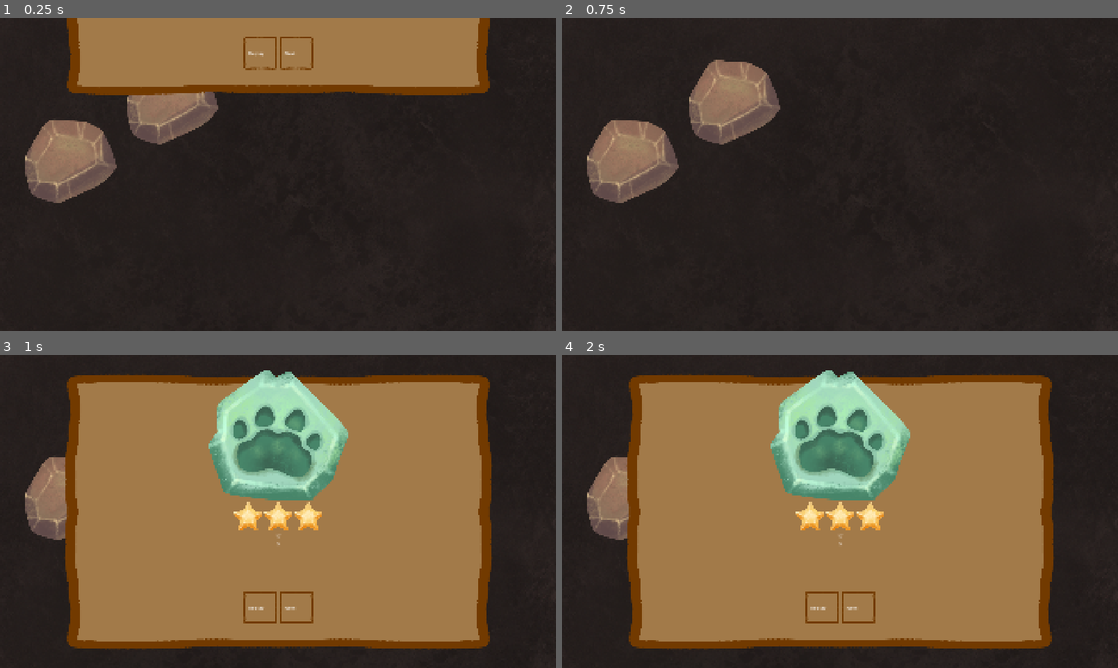
Above: before the commit, frames 1-4 (two rows, left to right).
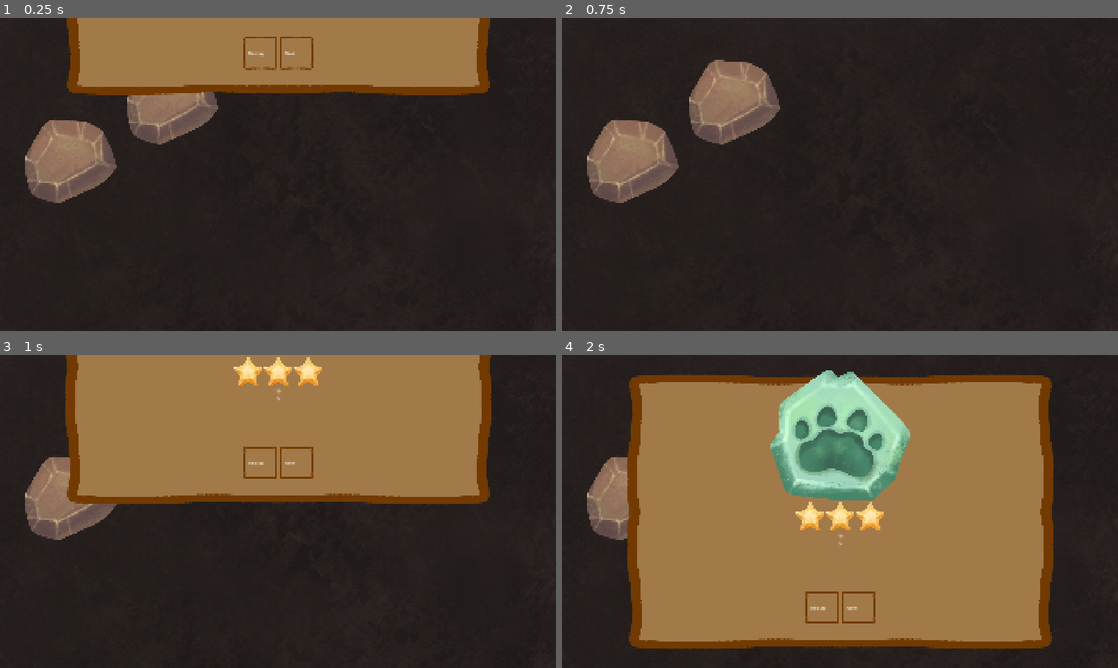
Above: after the commit, the same moments.

Repository: SirLich/fossil-fanatic
Game: Godot game, scene res://game.tscn
Same seed, same stepped clock (60 frames per second), same inputs: the game is played once before the commit and once after it.
Inputs:
- Up to frame 1 (0.25 s): no input
- Up to frame 2 (0.75 s): click "Replay" at 0.5 s
- Up to frame 3 (1 s): no input
- Up to frame 4 (2 s): click "Replay" at 1.25 s

Frames 1-2 are identical in both runs. In frame 3, 52% of the frame differs, in the area x 11-89%, y 0-95%; in frame 4, less than 0.1%.

Commit message:
Music

Diff:
--- a/game_over_screen.gd
+++ b/game_over_screen.gd
@@ -20,6 +20,7 @@
 func _on_replay_button_button_up() -> void:
 	var tree := get_tree()
 	var scene_path := tree.current_scene.scene_file_path
+	await get_tree().create_timer(0.1).timeout
 	tree.call_deferred("unload_current_scene")
 	tree.call_deferred("change_scene_to_file", scene_path)
 
--- a/src/bus.tscn
+++ b/src/bus.tscn
@@ -1,9 +1,14 @@
-[gd_scene load_steps=4 format=3 uid="uid://jw2jfhmwcx"]
+[gd_scene load_steps=5 format=3 uid="uid://jw2jfhmwcx"]
 
 [ext_resource type="Script" uid="uid://emtgsupplk38" path="res://src/bus.gd" id="1_jel5a"]
 [ext_resource type="PackedScene" uid="uid://dimxo0ae7osx2" path="res://levels/level_2.tscn" id="2_j6yom"]
 [ext_resource type="PackedScene" uid="uid://fkotx5jd8c5s" path="res://levels/level_1.tscn" id="3_4qkln"]
+[ext_resource type="AudioStream" uid="uid://dt4djx6077q0i" path="res://assets/audio/music/Kaput_IngameMusic_v_1.0.wav" id="4_4qkln"]
 
 [node name="Bus" type="Node2D"]
 script = ExtResource("1_jel5a")
 levels_in_order = Array[PackedScene]([ExtResource("2_j6yom"), ExtResource("3_4qkln")])
+
+[node name="AudioStreamPlayer" type="AudioStreamPlayer" parent="."]
+stream = ExtResource("4_4qkln")
+autoplay = true
Not shown, changed: assets/audio/music/Kaput_IngameMusic_v_1.0.wav.import
